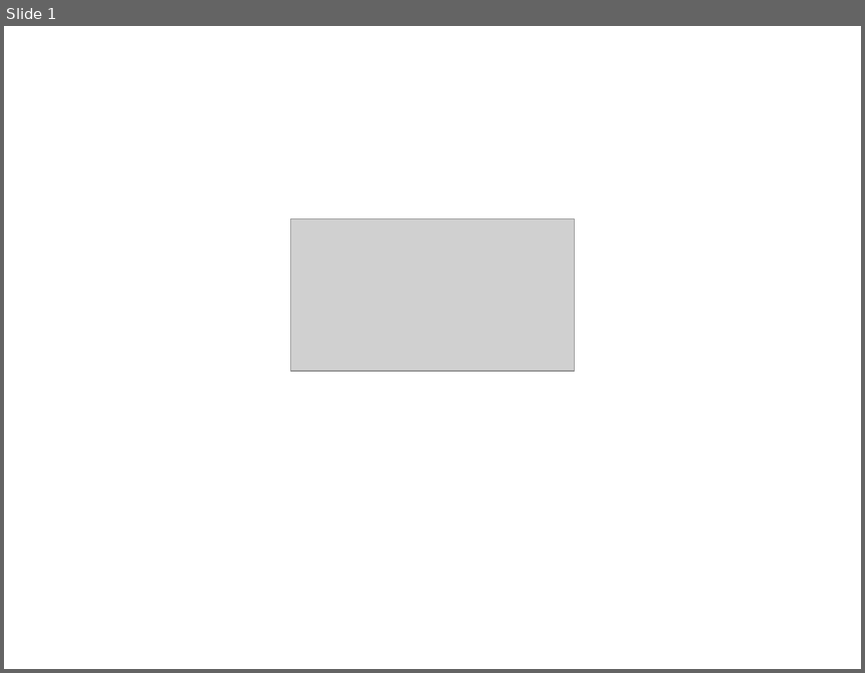
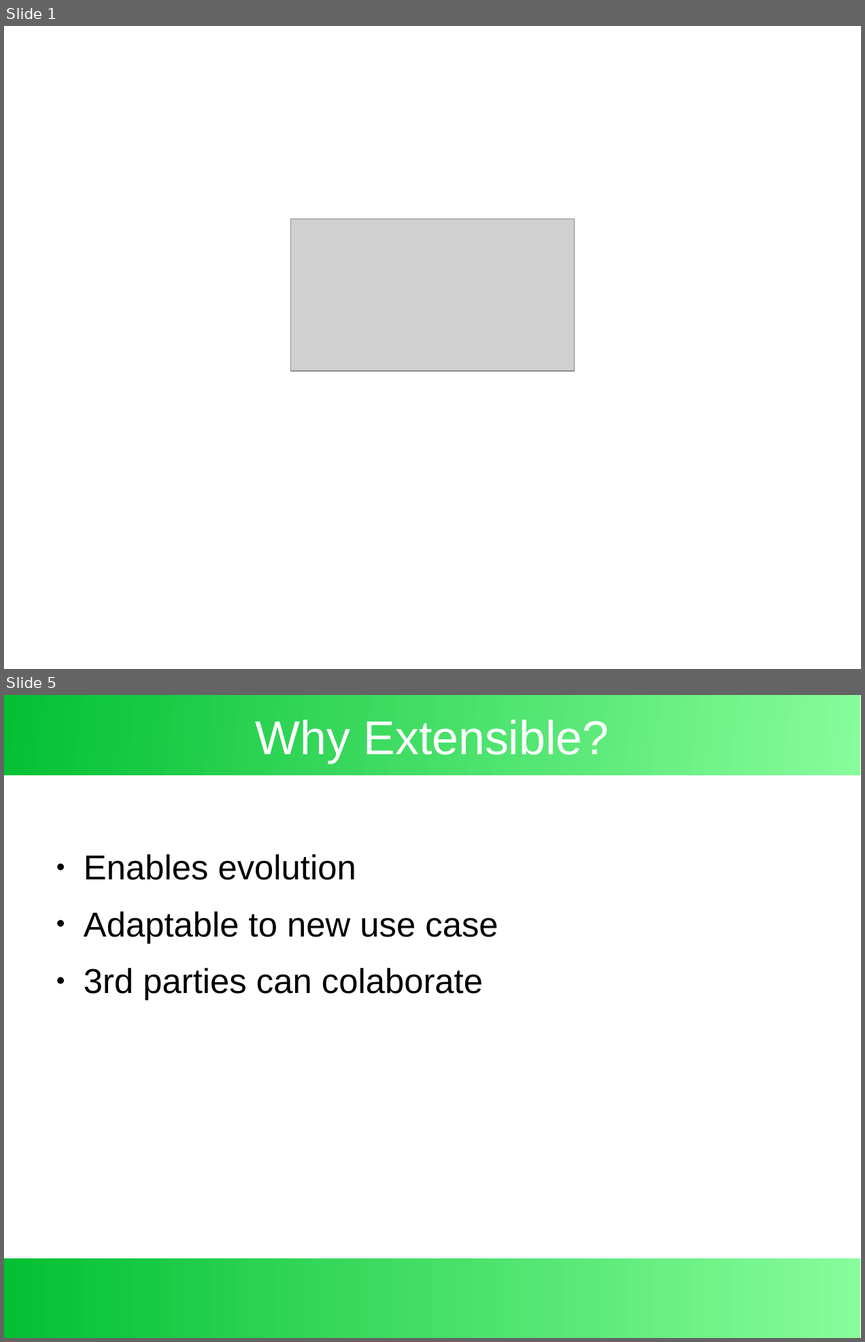
Before and after one commit to exbin/exbin-doc, a slide deck: presentation/exbin-overview.odp. Shown one above the other, each under a label of ours: slide 1 before the commit, slides 1 and 5 after it; the slides between them are not shown. The pictures are 865x673 and 865x1342 pixels, drawn with LibreOffice and Linux fonts; fonts in the diff are those of the drawing; grey boxes stand for pictures; background and template pictures are left out. Boxes give left, top, right and bottom in pixels: in the first picture for what was removed or moved away, otherwise in the second. Text is boxed around its words. In the diff, an @@ line names an element or a change of style, - is before the commit and + after.

```diff
--- a/presentation/exbin-overview.odp
+++ b/presentation/exbin-overview.odp
@@ slide 5 added at (4,695,861,1338), background #FFFFFF @@
@@ rectangle added at (4,695,861,775), fill gradient #87FD9B to #03C033 @@
@@ title added at (256,719,609,763), 44 pt, text #FFFFFF @@
+Why Extensible?
@@ text added at (84,854,498,1000), 32 pt, text #000000 @@
+● Enables evolution
+● Adaptable to new use case
+● 3rd parties can colaborate
@@ rectangle added at (4,1258,861,1338), fill gradient #87FD9B to #03C033 @@
```
Also in this commit, not shown: 5 slides changed, 7 other slides added, 1 slide removed, 2 other files.
